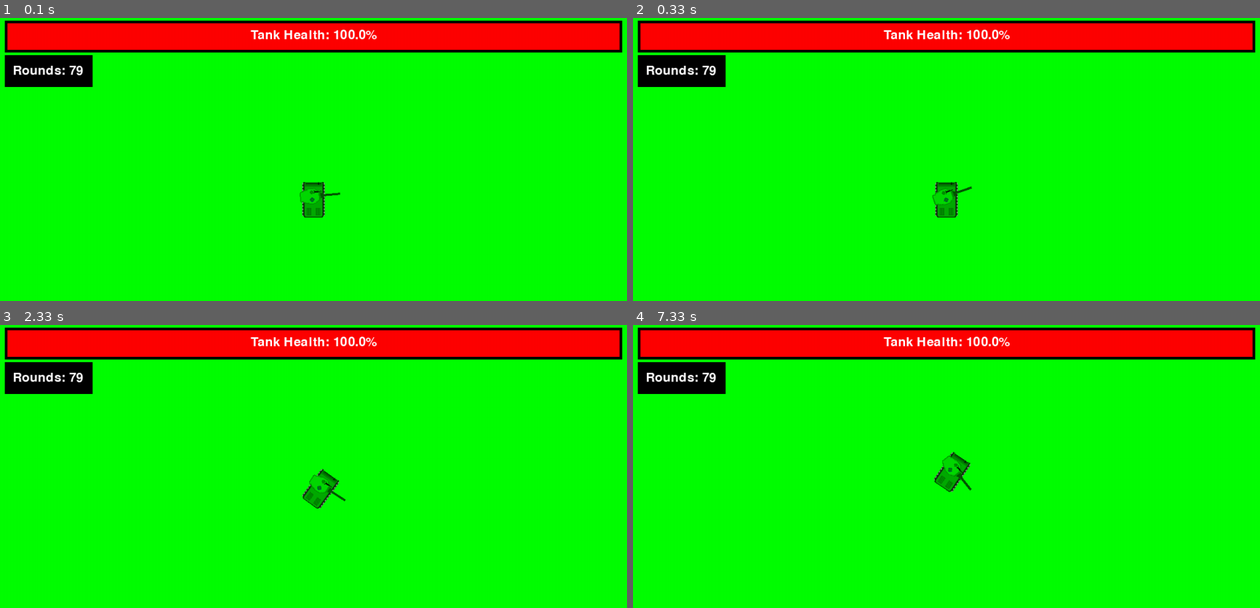
Above: before the commit, frames 1-4 (two rows, left to right).
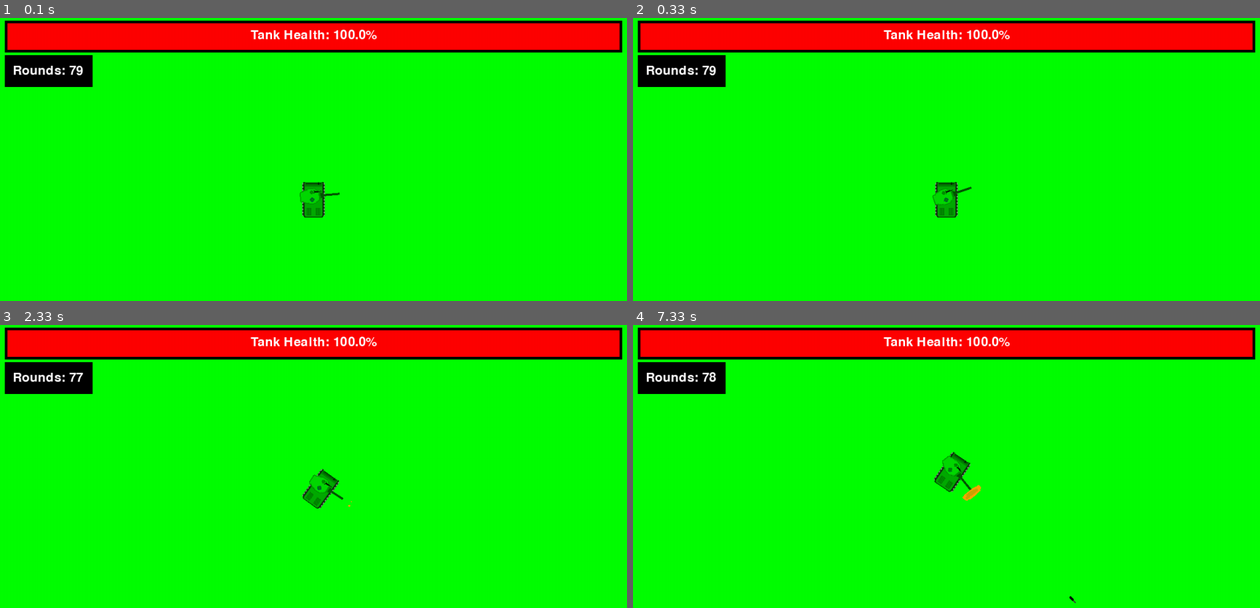
Above: after the commit, the same moments.

Repository: lorenzosharks/pygame_thingamajig
Game: pygame game, started from game.py
Same seed, same stepped clock (60 frames per second), same inputs: the game is played once before the commit and once after it.
Inputs (mouse positions are in pixels of both pictures, inside the frame that each line leads up to):
- Up to frame 1 (0.1 s): no input
- Up to frame 2 (0.33 s): no input
- Up to frame 3 (2.33 s): click (313, 503) at 0.38 s; hold D 0.67-1.13 s; click (526, 491) at 0.75 s; hold W 1.17-1.47 s; click (319, 525) at 1.25 s; hold D 1.5-1.97 s; click (156, 506) at 1.58 s; tap 1 at 1.65 s; hold A from 2 s (still down); click (376, 582) at 2.08 s; tap B at 2.15 s
- Up to frame 4 (7.33 s): release A at 2.53 s; hold S 2.57-2.87 s; hold A 2.9-3.3 s; tap 1 at 3.05, 4.55, 5.95 s; hold W 3.33-3.7 s; tap B at 3.48, 4.95, 6.28 s; hold D 3.73-4.37 s; hold S 4.4-4.77 s; hold A 4.8-5.27 s; hold D 5.3-5.77 s; tap 2 at 5.45, 6.78 s; hold W 5.8-6.1 s; click (1040, 378) at 5.88 s; hold D 6.13-6.6 s; click (1021, 534) at 6.22 s; hold A 6.63-7.17 s; hold S from 7.2 s (still down); click (777, 370) at 7.28 s

The runs differ from the first frame. In frame 1, less than 0.1% of the frame differs, in the area x 54-55%, y 61-63%; in frame 2, less than 0.1%; in frame 3, less than 0.1%; in frame 4, 0.1%, in the area x 12-71%, y 16-99%.

Commit message:
removed turret overlay

Diff:
--- a/game.py
+++ b/game.py
@@ -59,7 +59,7 @@
 backward_speed = 1
 muzzle_velocity = 10000
 rounds = 79
-reload_speed = 5000 # In milliseconds
+reload_speed = 000 # In milliseconds
 tank_shell_reload_time = 1000 # In milliseconds
 
 # Other flags
@@ -303,10 +303,6 @@
     rotated_shell = pygame.transform.rotate(shell, current_shell_angle - 90)
     rotated_rect_shell = rotated_shell.get_rect(center=(rotated_rect.centerx + 25, rotated_rect.centery + 25))
 
-    #Turret
-    rotated_turret = pygame.transform.rotate(tank_turret, current_turret_angle - 90)
-    rotated_rect_turret = rotated_turret.get_rect(center=rotated_rect.center)
-
     #Turret animation
     rotated_animation = pygame.transform.rotate(animation_list[frame], current_turret_angle - 90)
     rotated_animation = rotated_animation.convert_alpha()
@@ -337,7 +333,6 @@
 
     # Draw the rotated images
     screen.blit(rotated_body, rotated_rect.topleft)
-    screen.blit(rotated_turret, rotated_rect_turret.topleft)
     screen.blit(rotated_animation, rotated_rect_animation.topleft)
 
     # Draw health bar
